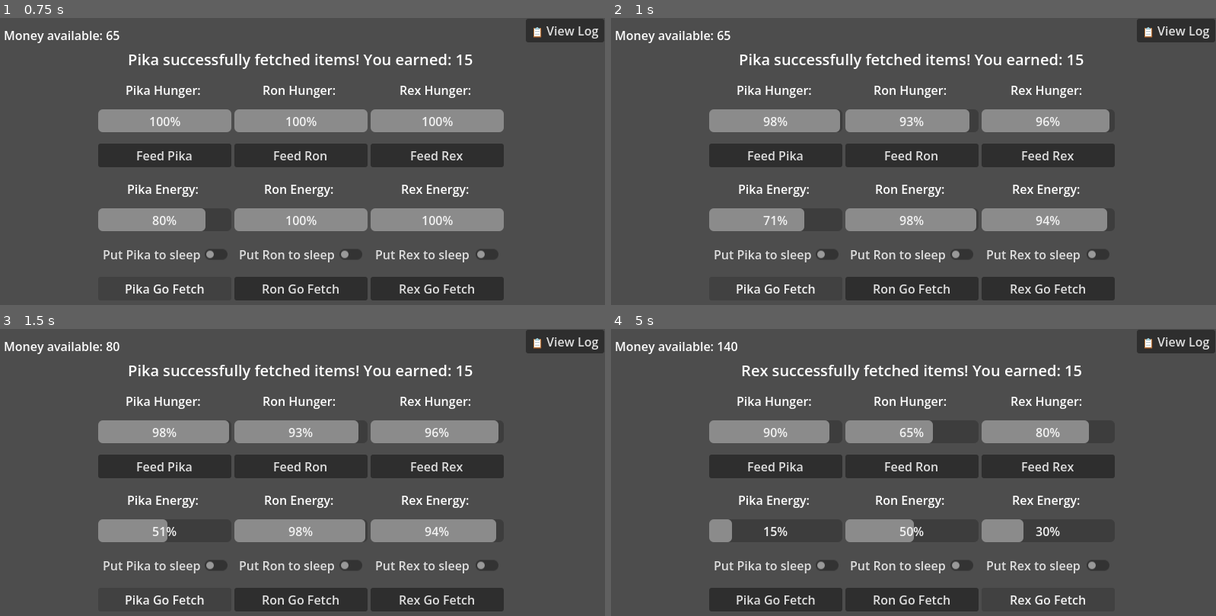
Above: before the commit, frames 1-4 (two rows, left to right).
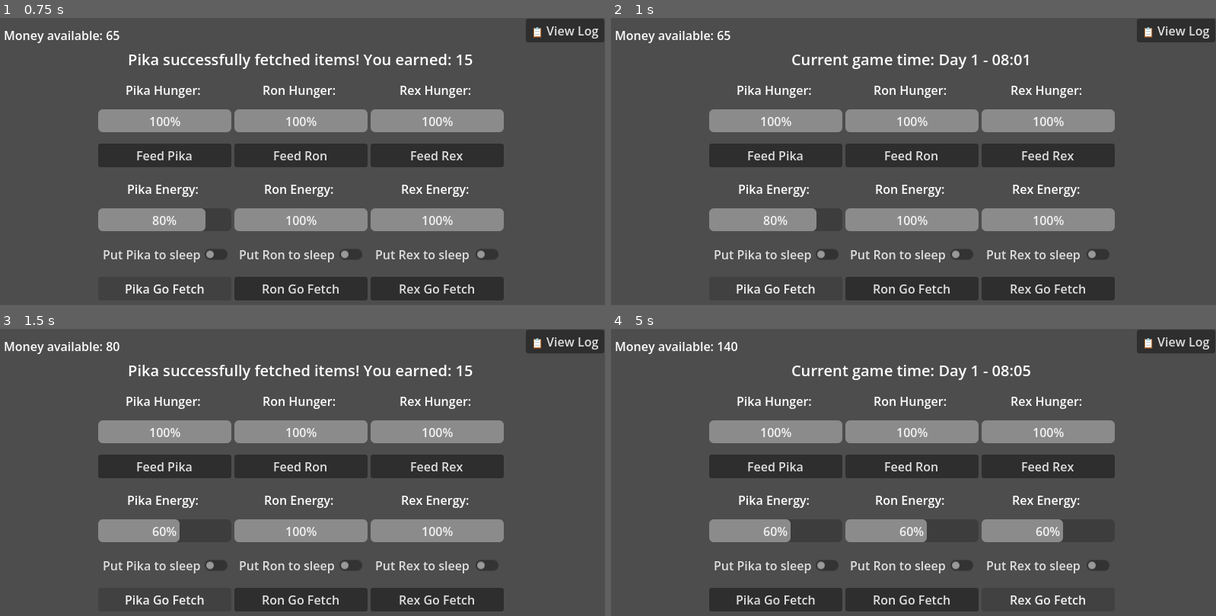
Above: after the commit, the same moments.

Repository: lukaMis/kennel-simulator
Game: Godot game, scene res://scenes/main.tscn
Same seed, same stepped clock (60 frames per second), same inputs: the game is played once before the commit and once after it.
Inputs:
- Up to frame 1 (0.75 s): click "Pika Go Fetch" at 0.5 s
- Up to frame 2 (1 s): no input
- Up to frame 3 (1.5 s): click "Pika Go Fetch" at 1.25 s
- Up to frame 4 (5 s): click "Ron Go Fetch" at 2 s; click "Ron Go Fetch" at 2.75 s; click "Rex Go Fetch" at 3.5 s; click "Rex Go Fetch" at 4.25 s

Frame 1 is identical in both runs. In frame 2, 2.1% of the frame differs, in the area x 21-84%, y 12-75%; in frame 3, 1.0%; in frame 4, 3.9%, in the area x 19-84%, y 12-75%.

Commit message:
_advanceHour() correctly added game time info to log

Diff:
--- a/scripts/time_engine.gd
+++ b/scripts/time_engine.gd
@@ -31,7 +31,7 @@
 	minute += 1
 	if minute >= 60:
 		minute = 0
-	_advance_hour()
+		_advance_hour()
 
 	minute_passed.emit(minute)
 	_broadcast_formatted_time()
@@ -52,3 +52,4 @@
 	# Formats the time into a clean "Day 1 - 08:05" string
 	var time_string = "Day %d - %02d:%02d" % [day, hour, minute]
 	time_formatted_updated.emit(time_string)
+	GlobalState.game_info_change("Current game time:" + " " + time_string)
Not shown, added: pull_request_diff.txt
